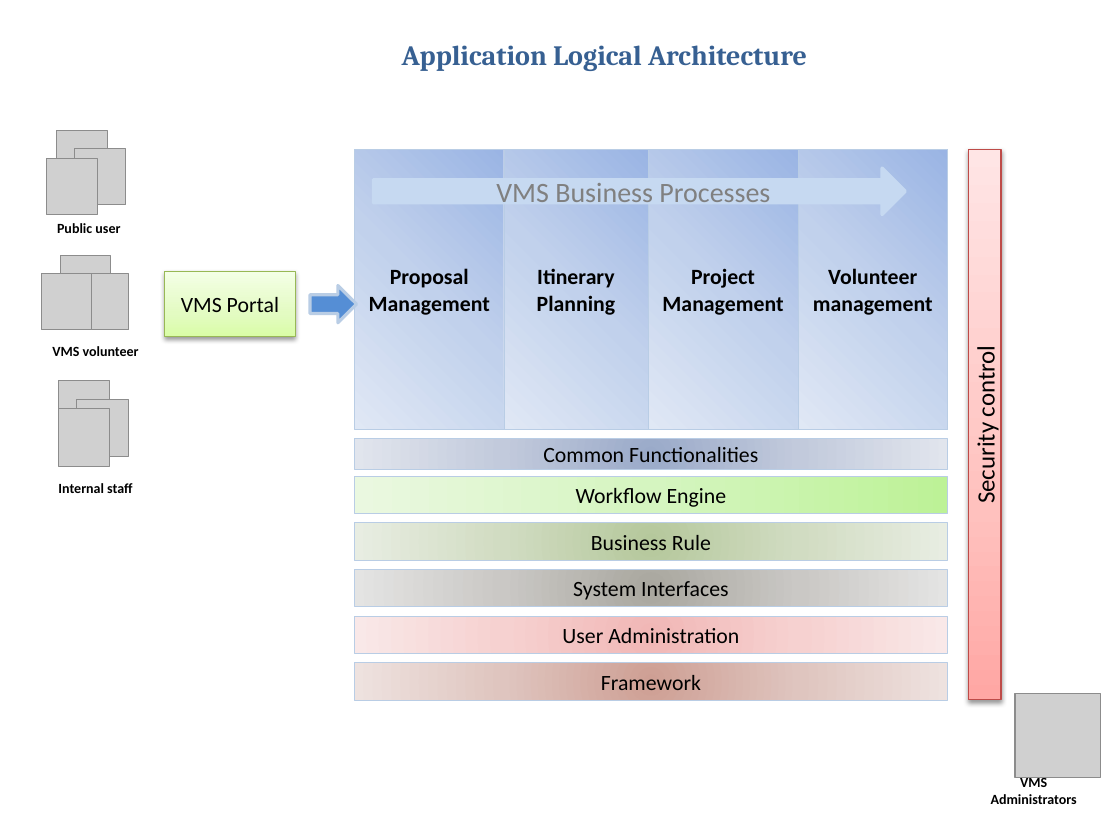
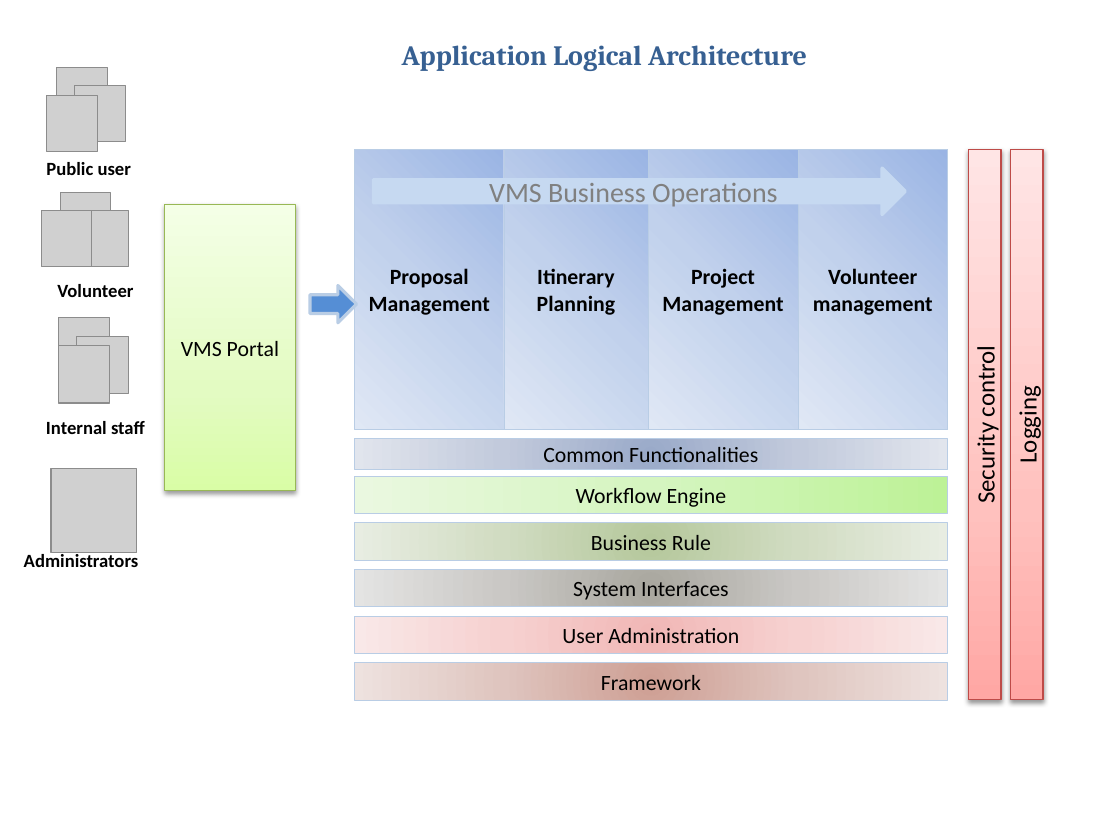
Before and after one commit to imireasa/mtech-se18-t08s, a slide deck: slide 1 of docs/W-9 Working Document/W-9.1 Team Members/W-9.1.5 Dio/2. Phase 2/VMS High level architecture.pptx. Drawn at 1120x840 pixels with LibreOffice and Linux fonts; fonts in the diff are those of the drawing; grey boxes stand for pictures. Boxes give left, top, right and bottom in pixels: in the first picture for what was removed or moved away, otherwise in the second. Text is boxed around its words. In the diff, an @@ line names an element or a change of style, - is before the commit and + after.

```diff
--- a/docs/W-9 Working Document/W-9.1 Team Members/W-9.1.5 Dio/2. Phase 2/VMS High level architecture.pptx
+++ b/docs/W-9 Working Document/W-9.1 Team Members/W-9.1.5 Dio/2. Phase 2/VMS High level architecture.pptx
@@ rectangle added at (1010,149,1043,700), fill gradient #FFA6A5 to #FFC0BF to #FFE7E7, outline #BF4C48 0.75 pt, 16 pt, text #000000 @@
+Logging
@@ text "Public user": place and size @@
-text "Public user" at (57,223,120,233)
+text "Public user" at (46,162,131,175)
@@ picture: place and size @@
-picture at (60,255,111,311)
+picture at (60,193,111,249)
@@ rectangle "VMS Portal": place and size @@
-rectangle "VMS Portal" at (165,271,296,336)
+rectangle "VMS Portal" at (165,205,296,491)
@@ text in right arrow at (489,183,777,207): text changed @@
-VMS Business Processes
+VMS Business Operations
@@ 8 pictures: place and size @@
-8 pictures at (41,130,129,466)
+8 pictures at (41,67,129,402)
@@ text at (57,284,133,297): text changed; size 9 to 12 pt @@
-VMS volunteer
+Volunteer
@@ text "Internal staff": place and size @@
-text "Internal staff" at (58,483,132,493)
+text "Internal staff" at (46,421,145,434)
@@ picture: place and size @@
-picture at (1015,693,1100,777)
+picture at (52,469,137,553)
@@ size 9 to 12 pt in 3 elements at (46,162,131,175), (46,421,145,434), (24,552,139,567) @@
@@ text "Administrators": place and size @@
-text "Administrators" at (991,777,1077,804)
+text "Administrators" at (24,552,139,567)
@@ text at (1020,777,1047,791): paragraph removed @@
-VMS
```
Also in this commit, not shown: 3 other slides changed.
